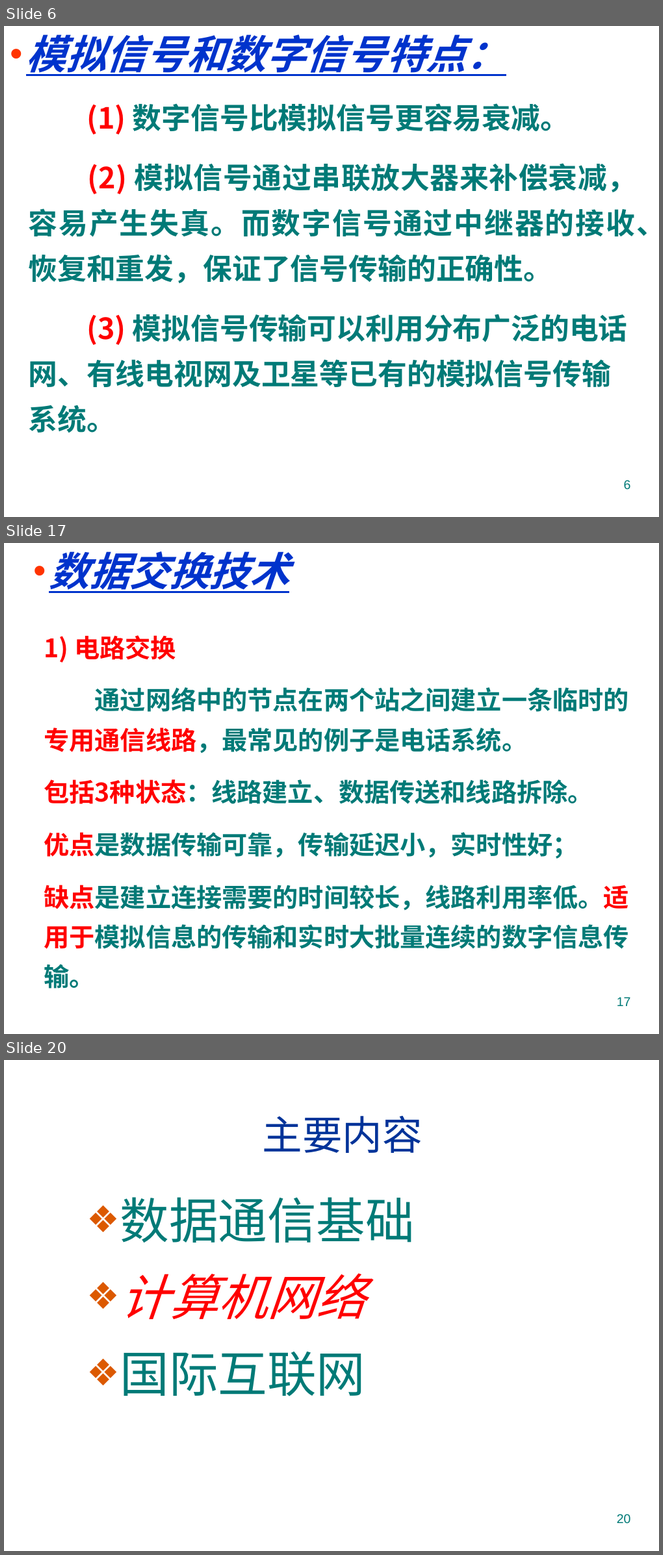
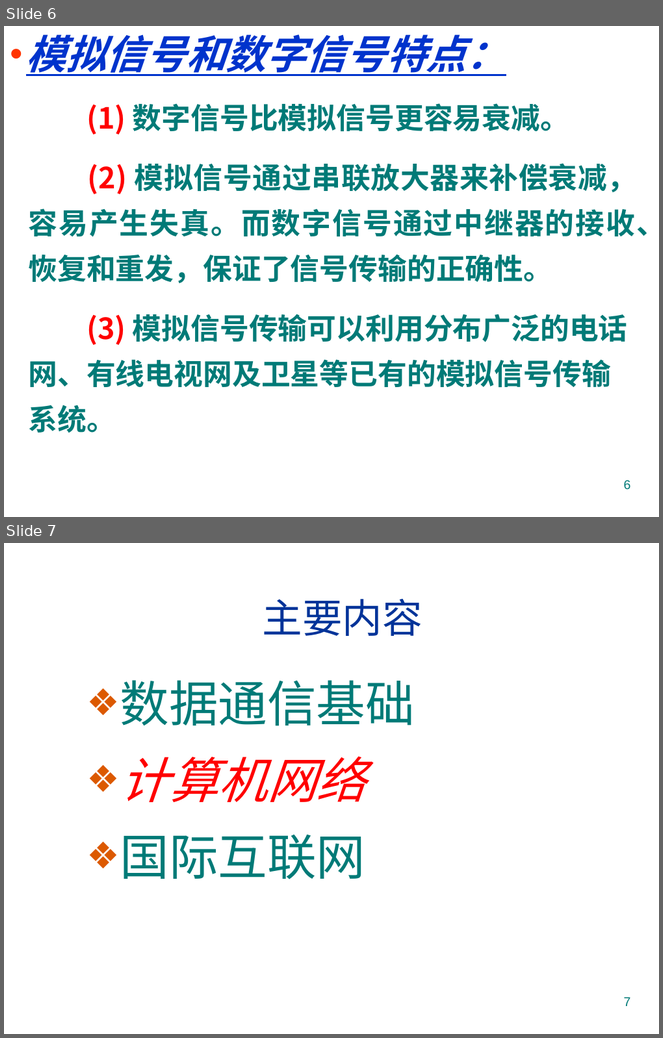
Before and after one commit to jtrfid/C-Repositories, a slide deck: 2016/计算机导论/pptx/5. 计算机网络入门.pptx. Shown one above the other, each under a label of ours: slides 6, 17 and 20 before the commit, slides 6 and 7 after it; the slides between them are not shown. The pictures are 663x1555 and 663x1038 pixels, drawn with LibreOffice and Linux fonts; fonts in the diff are those of the drawing; background and template pictures are left out. Boxes give left, top, right and bottom in pixels: in the first picture for what was removed or moved away, otherwise in the second. Text is boxed around its words. In the diff, an @@ line names an element or a change of style, - is before the commit and + after.

Commit message:
修订计算机网络

```diff
--- a/2016/计算机导论/pptx/5. 计算机网络入门.pptx
+++ b/2016/计算机导论/pptx/5. 计算机网络入门.pptx
@@ slide 17 removed at (4,543,659,1034), background picture (left out) @@
@@ text removed at (49,551,289,593) @@
-• 数据交换技术
@@ text removed at (44,635,629,989) @@
-1) 电路交换
-通过网络中的节点在两个站之间建立一条临时的专用通信线路，最常见的例子是电话系统。
-包括3种状态：线路建立、数据传送和线路拆除。
-优点是数据传输可靠，传输延迟小，实时性好；
-缺点是建立连接需要的时间较长，线路利用率低。适用于模拟信息的传输和实时大批量连续的数字信息传输。
@@ page number removed at (617,997,631,1006) @@
-17
@@ what was slide 20 is now slide 7 @@
@@ page number at (624,997,631,1006): text changed @@
-20
+7
```
Also in this commit, not shown: 4 slides changed, 14 other slides removed.
